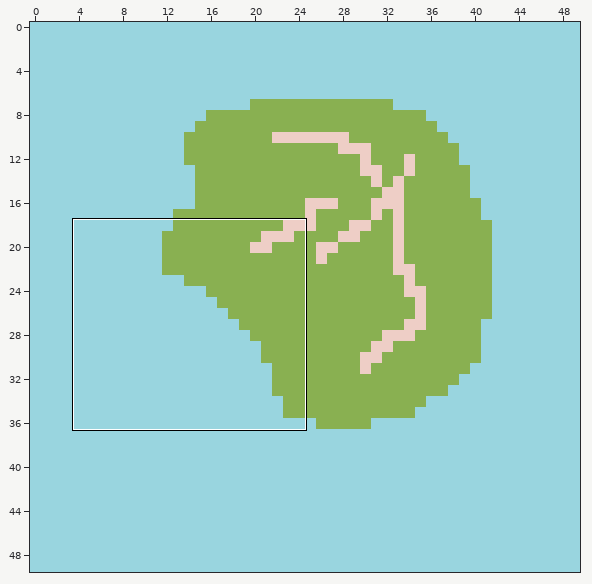
Two states of a Tiled map (JSON), Assets/Data/Maps/TileMapSmall.json. Above, an overview of the earlier version with the close-up marked.
Close-up. As it was:
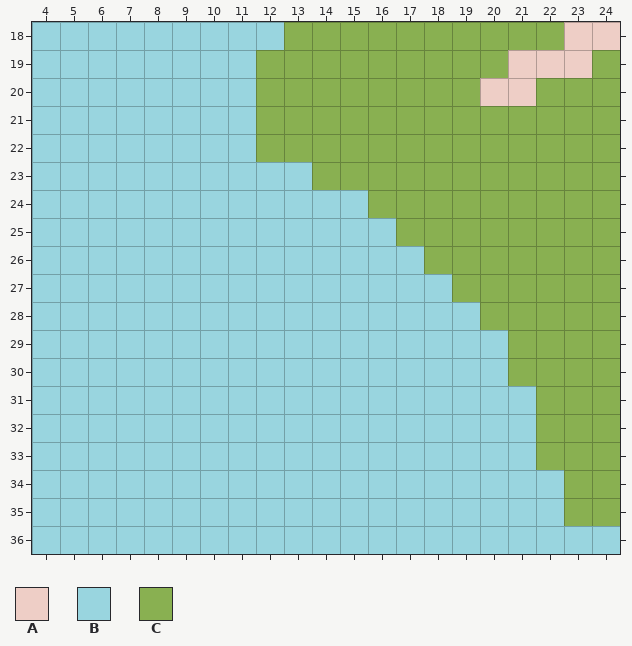
Cells are 32x32 px. Shown: x 4..24, y 18..36. The commit also changed other parts of the map, which this record leaves out.
Key: from "iThrive Tileset": A 11 "PaleDogwood", B 13 "IslandParadise", C 17 "Greenery".
_ is an empty cell.
Layer "Tile Layer 1" before, first column x 4:
18 BBBBBBBBBCCCCCCCCCCAA
19 BBBBBBBBCCCCCCCCCAAAC
20 BBBBBBBBCCCCCCCCAACCC
21 BBBBBBBBCCCCCCCCCCCCC
22 BBBBBBBBCCCCCCCCCCCCC
23 BBBBBBBBBBCCCCCCCCCCC
24 BBBBBBBBBBBBCCCCCCCCC
25 BBBBBBBBBBBBBCCCCCCCC
26 BBBBBBBBBBBBBBCCCCCCC
27 BBBBBBBBBBBBBBBCCCCCC
28 BBBBBBBBBBBBBBBBCCCCC
29 BBBBBBBBBBBBBBBBBCCCC
30 BBBBBBBBBBBBBBBBBCCCC
31 BBBBBBBBBBBBBBBBBBCCC
32 BBBBBBBBBBBBBBBBBBCCC
33 BBBBBBBBBBBBBBBBBBCCC
34 BBBBBBBBBBBBBBBBBBBCC
35 BBBBBBBBBBBBBBBBBBBCC
36 BBBBBBBBBBBBBBBBBBBBB
Now the later version:
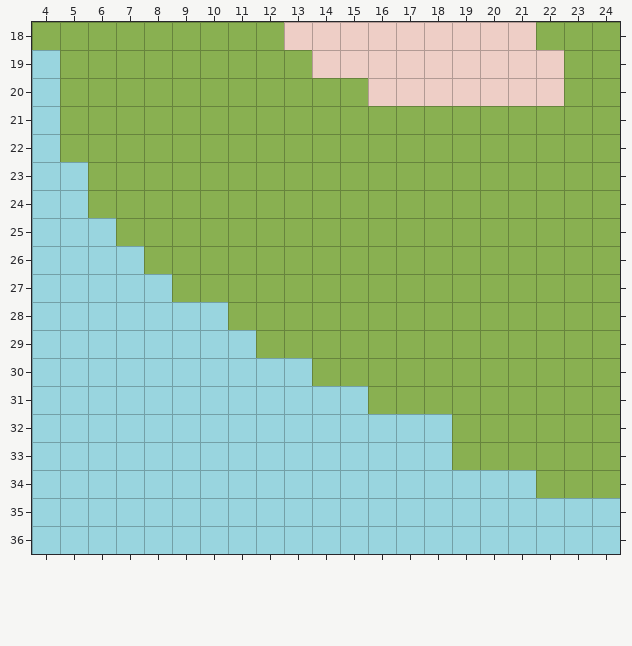
Edits made:
Layer "Tile Layer 1":
y 18: x 4..21 BBBBBBBBBCCCCCCCCC -> CCCCCCCCCAAAAAAAAA; x 23..24 AA -> CC
y 19: x 5..11 BBBBBBB -> CCCCCCC; x 14..20 CCCCCCC -> AAAAAAA; x 23 A -> C
y 20: x 5..11 BBBBBBB -> CCCCCCC; x 16..19 CCCC -> AAAA; x 22 C -> A
y 21..22: x 5..11 BBBBBBB -> CCCCCCC
y 23: x 6..13 BBBBBBBB -> CCCCCCCC
y 24: x 6..15 BBBBBBBBBB -> CCCCCCCCCC
y 25: x 7..16 BBBBBBBBBB -> CCCCCCCCCC
y 26: x 8..17 BBBBBBBBBB -> CCCCCCCCCC
y 27: x 9..18 BBBBBBBBBB -> CCCCCCCCCC
y 28: x 11..19 BBBBBBBBB -> CCCCCCCCC
y 29: x 12..20 BBBBBBBBB -> CCCCCCCCC
y 30: x 14..20 BBBBBBB -> CCCCCCC
y 31: x 16..21 BBBBBB -> CCCCCC
y 32..33: x 19..21 BBB -> CCC
y 34: x 22 B -> C
y 35: x 23..24 CC -> BB
Pixel boxes of the changes (left, top, right, bottom) in both close-ups:
changed: (32, 22, 620, 526)
